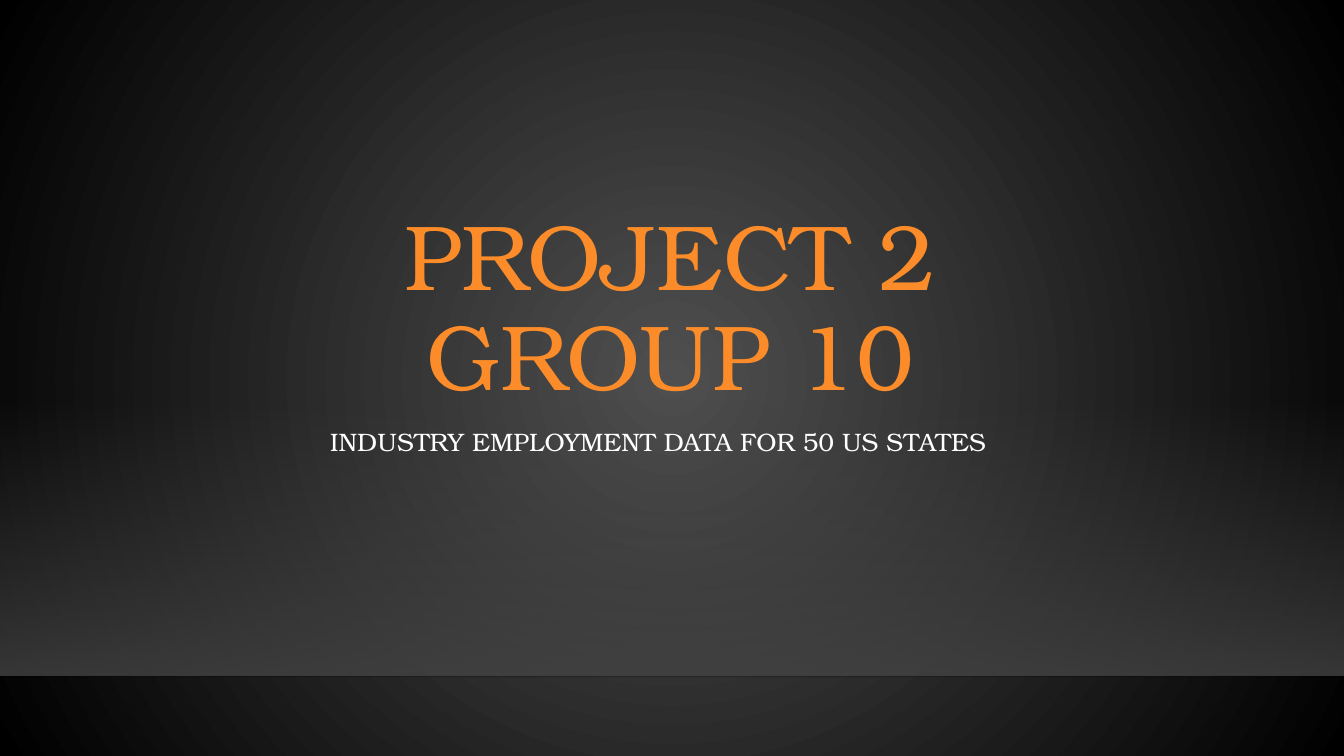
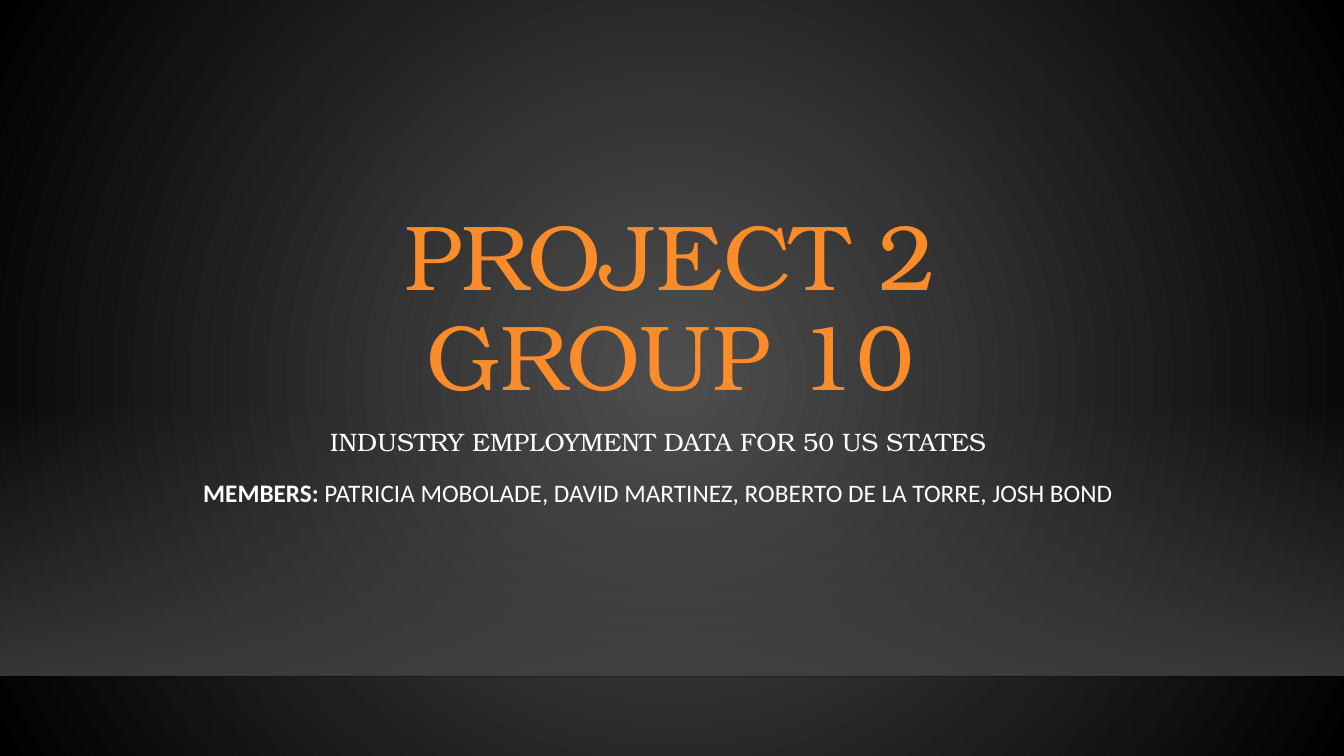
Before and after one commit to jobongie/group10_project2, a slide deck: slide 1 of Project_2_Group_10.pptx. Drawn at 1344x756 pixels with LibreOffice and Linux fonts; fonts in the diff are those of the drawing; background and template pictures are left out. Boxes give left, top, right and bottom in pixels: in the first picture for what was removed or moved away, otherwise in the second. Text is boxed around its words. In the diff, an @@ line names an element or a change of style, - is before the commit and + after.

Commit message:
PPT

```diff
--- a/Project_2_Group_10.pptx
+++ b/Project_2_Group_10.pptx
@@ subtitle at [203, 485, 1112, 505]: paragraph added @@
+MEMBERS: PATRICIA MOBOLADE, DAVID MARTINEZ, ROBERTO DE LA TORRE, JOSH BOND
```
Also in this commit, not shown: 3 slides added, 1 slide removed.
